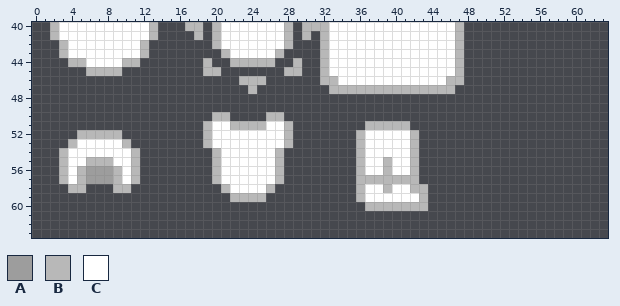
Two versions of one pixel-art file, Assets/_Project/Art/Aseprite/Design/ASE UI.aseprite. This is how it looked before the edit.
64x64 pixels, 1 frame. Colours within 5 levels of each other are drawn and written as one. Shown: x 0..63, y 40..63.
Palette (. is transparent): A #9d9d9d  B #b8b8b8  C #ffffff
Pixels before, first column x 2:
40 BCCCCCCCCCCB...BB.BCCCCCCCB.BBBCCCCCCCCCCCCCCB
41 BCCCCCCCCCCB....B.BCCCCCCCB.B.BCCCCCCCCCCCCCCB
42 .BCCCCCCCCB.......BCCCCCCCB...BCCCCCCCCCCCCCCB
43 .BCCCCCCCCB........BCCCCCB....BCCCCCCCCCCCCCCB
44 ..BBCCCCBB.......B..BBBBB..B..BCCCCCCCCCCCCCCB
45 ....BBBB.........BB.......BB..BCCCCCCCCCCCCCCB
46 .....................BBB......BBCCCCCCCCCCCCBB
47 ......................B........BBBBBBBBBBBBBB.
48 ..............................................
49 ..............................................
50 ..................BB....BB....................
51 .................BCCBBBBCCB........BBBBB......
52 ...BBBBB.........BCCCCCCCCB.......BCCCCCB.....
53 ..BCCCCCB........BCCCCCCCCB.......BCCCCCB.....
54 .BCCCCCCCB........BCCCCCCB........BCCCCCB.....
55 .BCCBBBCCB........BCCCCCCB........BCCBCCB.....
56 .BCBAAABCB........BCCCCCCB........BCCBCCB.....
57 .BCBAAABCB........BCCCCCCB........BBBBBBB.....
58 ..BB...BB..........BCCCCB.........BCCBCCBB....
59 ....................BBBB..........BCCCCCCB....
60 ...................................BBBBBBB....
And afterwards:
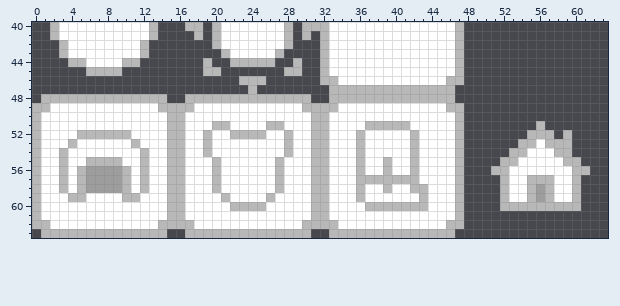
Changes in this commit:
Changed rows in their new state; - is an unchanged pixel.
first column x 0:
48 -BBBBBBBBBBBBBB--BBBBBBBBBBBBBB--BBBBBBBBBBBBBB---------------
49 BBCCCCCCCCCCCCBBBBCCCCCCCCCCCCBBBBCCCCCCCCCCCCBB--------------
50 BCCCCCCCCCCCCCCBBCCCCCCCCCCCCCCBBCCCCCCCCCCCCCCB--------------
51 BCCCCCCCCCCCCCCBBCCCBBCCCCBBCCCBBCCCC-----CCCCCB--------B-----
52 BCCCC-----BCCCCBBCC---BBBB---CCBBCCC-------CCCCB-------BBB-B--
53 BCCC------CBCCCBBCC----------CCBBCCC-------CCCCB------BBCBBB--
54 BCC--------CBCCBBCCBC------CBCCBBCCC-------CCCCB-----BBCCCBB--
55 BCC------B-CBCCBBCCC--------CCCBBCCC-------CCCCB----BBCCCCCBB-
56 BCC------ABCBCCBBCCC--------CCCBBCCC-------CCCCB---BBCCCCCCCBB
57 BCC------ABCBCCBBCCC--------CCCBBCCC-------CCCCB----BCCBBBCCB-
58 BCCBC-AAAA-CBCCBBCCCBC----CBCCCBBCCC--------CCCB----BCCBABCCB-
59 BCCCBBCCCCBBCCCBBCCCCBCCCCBCCCCBBCCC--------CCCB----BCCBABCCB-
60 BCCCCCCCCCCCCCCBBCCCCCBBBBCCCCCBBCCCC-------CCCB----BBBBBBBBB-
61 BCCCCCCCCCCCCCCBBCCCCCCCCCCCCCCBBCCCCCCCCCCCCCCB--------------
62 BBCCCCCCCCCCCCBBBBCCCCCCCCCCCCBBBBCCCCCCCCCCCCBB--------------
63 -BBBBBBBBBBBBBB--BBBBBBBBBBBBBB--BBBBBBBBBBBBBB---------------
Changed places in both pictures, as pixel boxes (x1, y1, x2, y2):
changed: (32, 94, 464, 238)
added: (491, 121, 590, 211)
